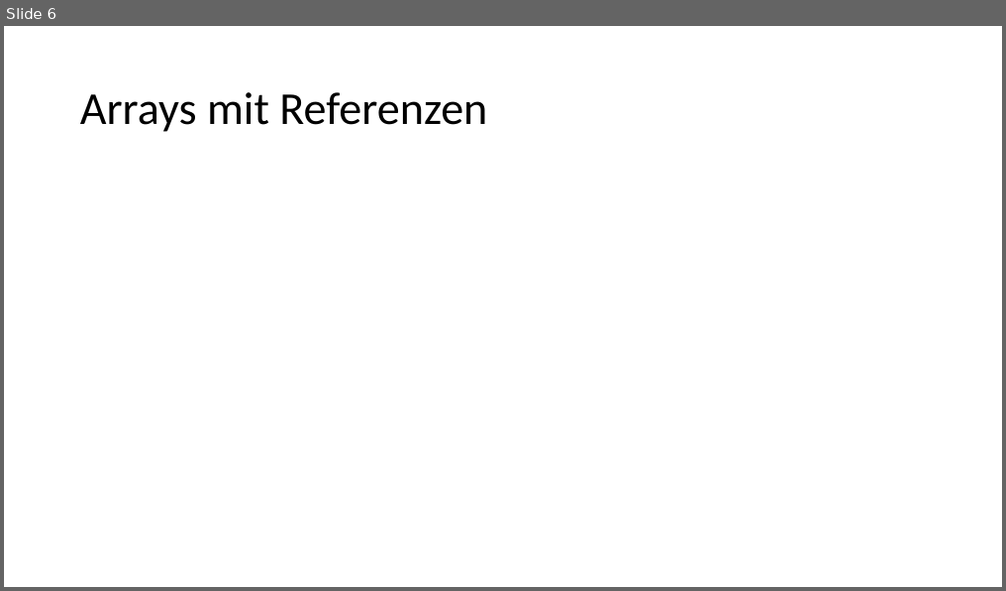
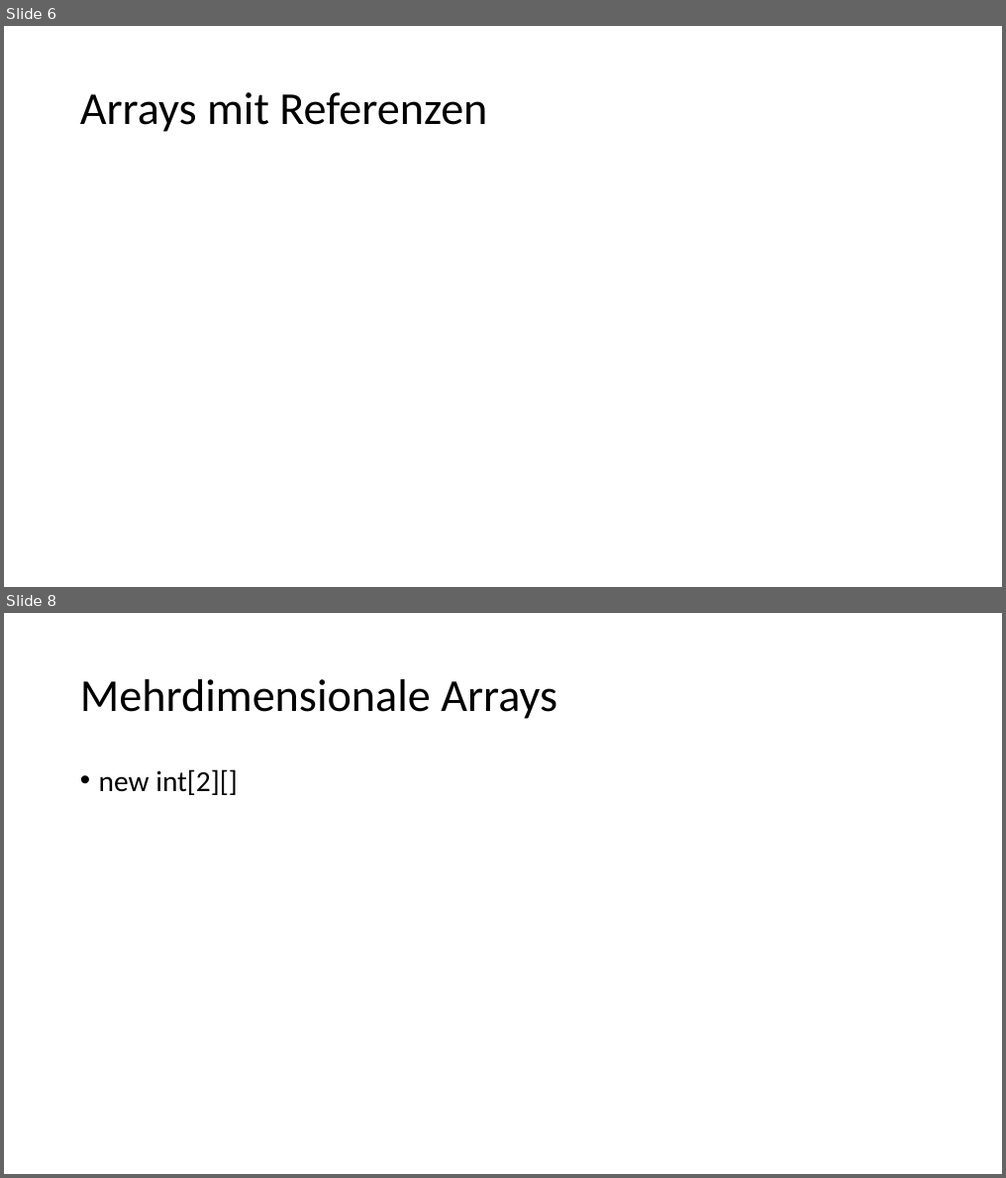
Before and after one commit to ccjavadozent/oca_162982, a slide deck: Diagramme/Arrays.pptx. Shown one above the other, each under a label of ours: slide 6 before the commit, slides 6 and 8 after it; the slides between them are not shown. The pictures are 1006x591 and 1006x1178 pixels, drawn with LibreOffice and Linux fonts; fonts in the diff are those of the drawing. Boxes give left, top, right and bottom in pixels: in the first picture for what was removed or moved away, otherwise in the second. Text is boxed around its words. In the diff, an @@ line names an element or a change of style, - is before the commit and + after.

```diff
--- a/Diagramme/Arrays.pptx
+++ b/Diagramme/Arrays.pptx
@@ slide 8 added at box(4, 613, 1002, 1174), background #FFFFFF @@
@@ title added at box(80, 679, 557, 719), 44 pt, text #000000 @@
+Mehrdimensionale Arrays
@@ text added at box(99, 769, 238, 795), 28 pt, text #000000 @@
+• new int[2][]
```
Also in this commit, not shown: 1 slide changed, 5 other slides added, 5 other files.
